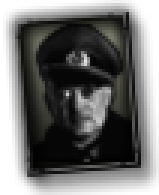
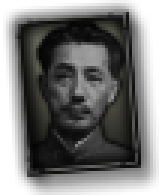
Before/after of a 159px x 195px layered artwork. What changed in the layer stack:
added layer "Ikki_Kita_1935-removebg-preview" in group "Germany" over [15,18,141,171]
hid "Brightness/Contrast 1 copy" over [27,24,135,162]
hid "Brightness/Contrast 1" over [27,24,135,162]
painted on "Politics" over [15,15,141,171]
